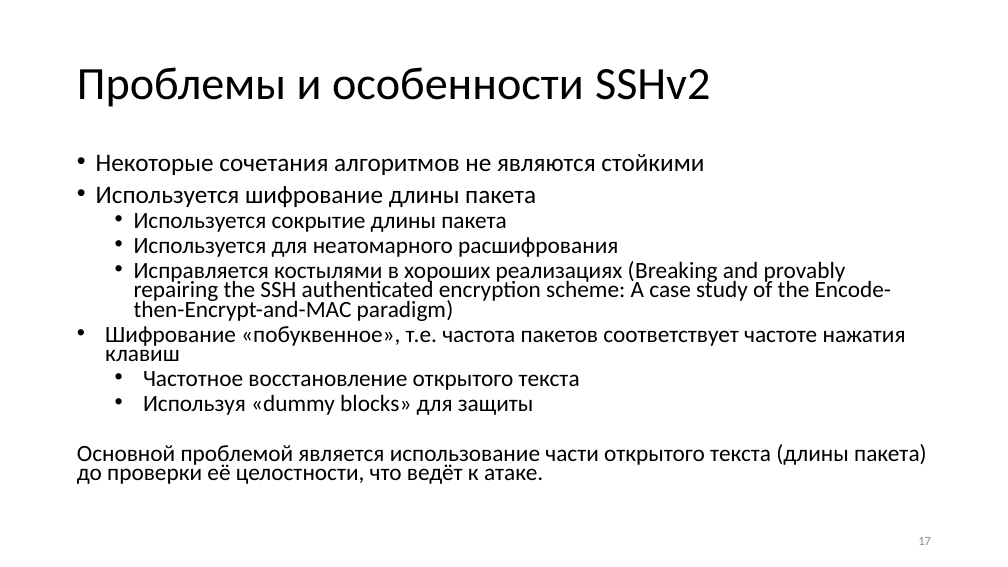
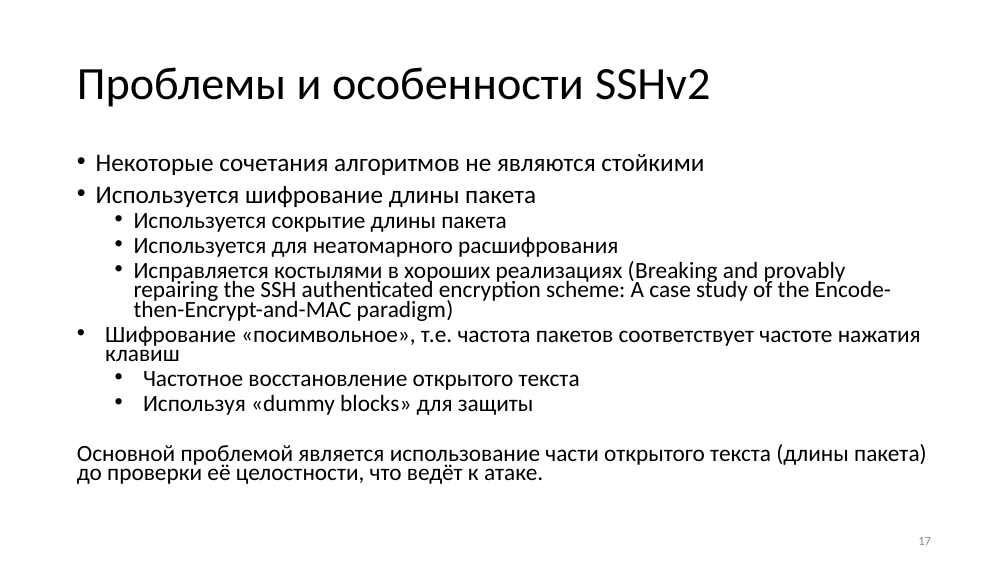
Before and after one commit to CryptoCourse/CryptoLectures, a slide deck: slide 17 of Lectures/Lecture13.pptx. Drawn at 1008x567 pixels with LibreOffice and Linux fonts; fonts in the diff are those of the drawing. Boxes give left, top, right and bottom in pixels: in the first picture for what was removed or moved away, otherwise in the second. Text is boxed around its words. In the diff, an @@ line names an element or a change of style, - is before the commit and + after.

```diff
--- a/Lectures/Lecture13.pptx
+++ b/Lectures/Lecture13.pptx
@@ text at <box>105,326,921,361</box>: text changed @@
-  • Шифрование «побуквенное», т.е. частота пакетов соответствует частоте нажатия клавиш
+  • Шифрование «посимвольное», т.е. частота пакетов соответствует частоте нажатия клавиш
```
Also in this commit, not shown: 3 other slides changed, 1 slide added.
